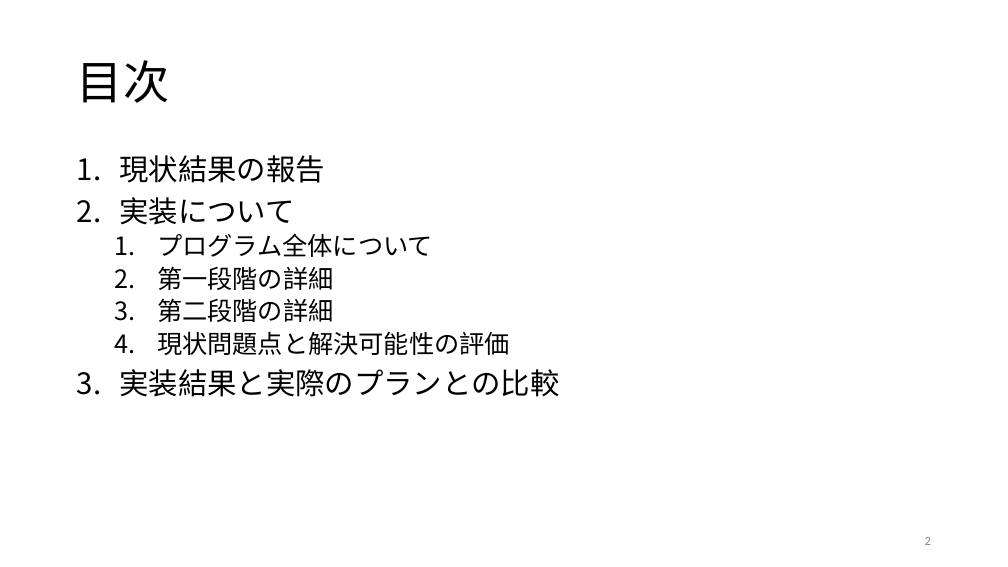
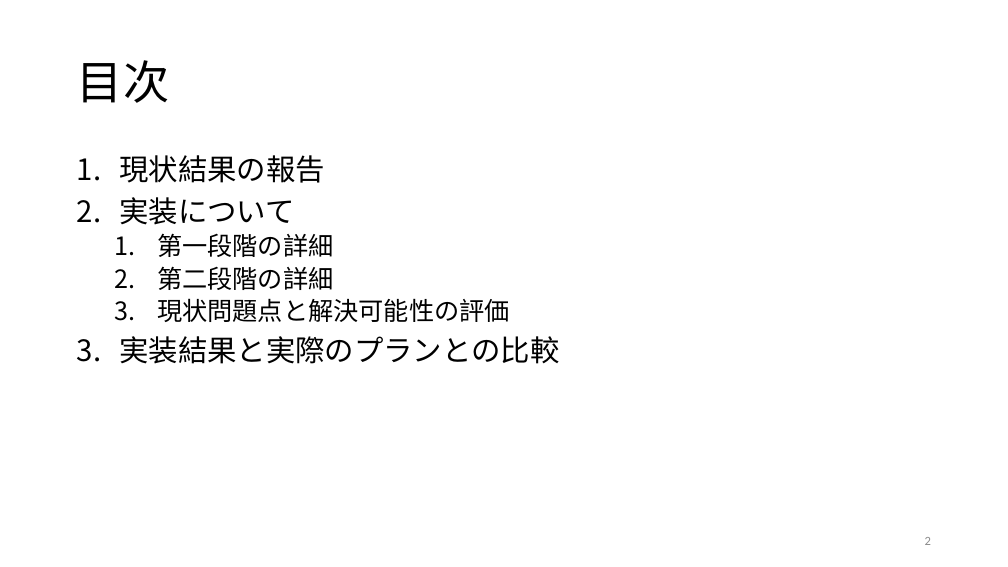
Before and after one commit to r-kurosu/kline, a slide deck: slide 2 of 0121結果レビュー.pptx. Drawn at 1008x567 pixels with LibreOffice and Linux fonts; fonts in the diff are those of the drawing. Boxes give left, top, right and bottom in pixels: in the first picture for what was removed or moved away, otherwise in the second. Text is boxed around its words. In the diff, an @@ line names an element or a change of style, - is before the commit and + after.

```diff
--- a/0121結果レビュー.pptx
+++ b/0121結果レビュー.pptx
@@ text at bbox=[157, 233, 433, 257]: paragraph removed @@
-  1. プログラム全体について
```
Also in this commit, not shown: 4 other slides changed, 2 other files.
